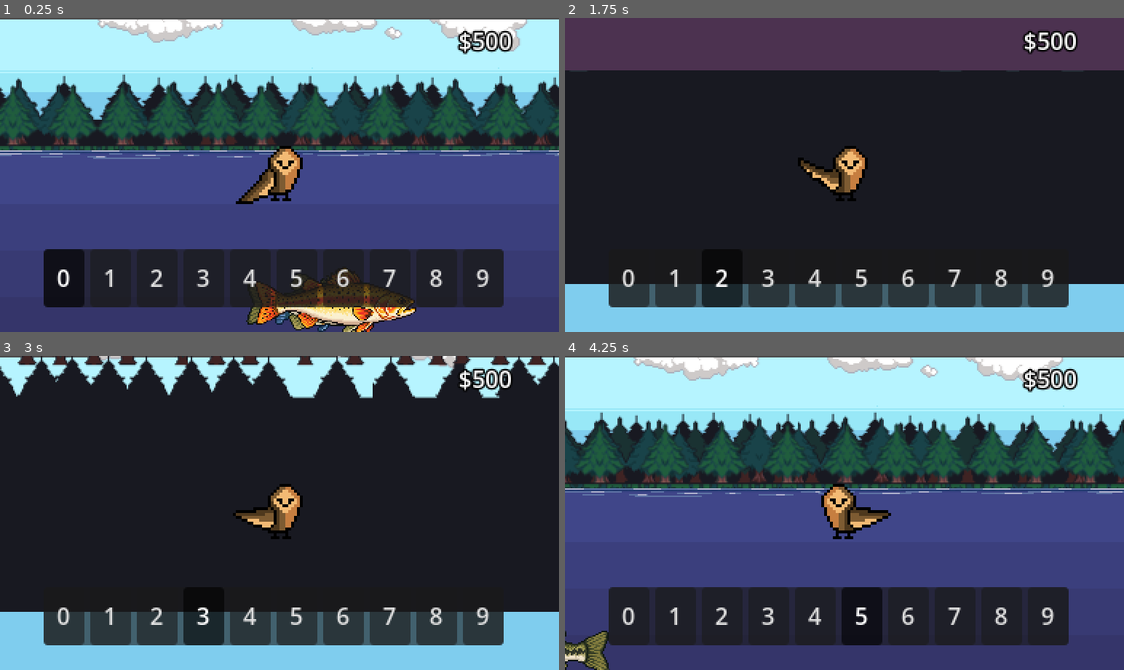
Above: before the commit, frames 1-4 (two rows, left to right).
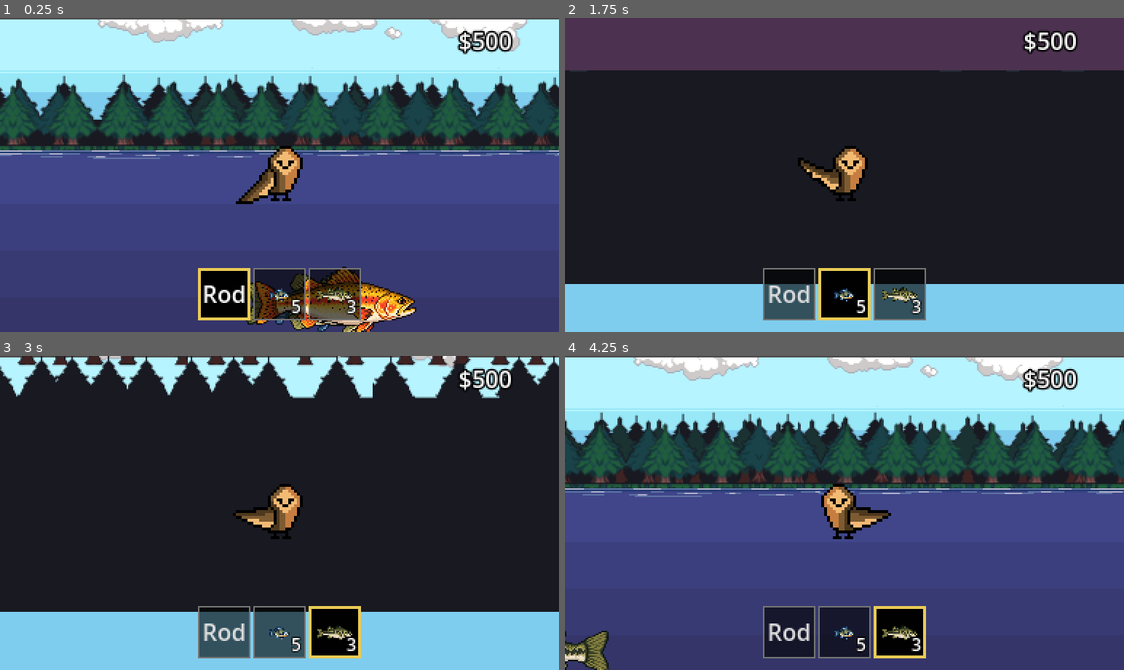
Above: after the commit, the same moments.

Repository: JuanPablo-29/Hoos-Fishing
Game: Godot game, scene res://scenes/MainGame.tscn
The game is run twice, just before and just after one commit, with the same random seed, the same clock (stepped at 60 frames per second) and the same inputs.
Inputs:
- Up to frame 1 (0.25 s): no input
- Up to frame 2 (1.75 s): hold Right (move_right) 0.53-1.28 s; tap 1 (hotbar_0, bound only after the commit) at 0.6 s; tap 0 (hotbar_0, bound only before the commit) at 0.8, 1.35 s; hold Down (move_down) from 1.28 s (still down); tap 2 (hotbar_1, bound only after the commit) at 1.55 s
- Up to frame 3 (3 s): release Down (move_down) at 2.03 s; hold Right (move_right) 2.03-2.78 s; tap 2 (hotbar_1, bound only after the commit) at 2.1 s; tap 3 (hotbar_2, bound only after the commit) at 2.3, 2.85 s; hold Up (move_up) from 2.78 s (still down)
- Up to frame 4 (4.25 s): tap 4 (hotbar_4, bound only before the commit) at 3.05, 3.6 s; release Up (move_up) at 3.53 s; hold Left (move_left) from 3.53 s (still down); tap 5 (hotbar_5, bound only before the commit) at 3.8 s

The runs differ from the first frame. In frame 1, 15% of the frame differs, in the area x 7-91%, y 73-97%; in frame 2, 8.2%; in frame 3, 10%; in frame 4, 15%.

Commit message:
Added basic inventory storage and three item hotbar

Diff:
--- a/project.godot
+++ b/project.godot
@@ -16,7 +16,7 @@
 
 config/name="Hoos Fishing"
 run/main_scene="uid://dwk4clahdqy1c"
-config/features=PackedStringArray("4.5", "GL Compatibility")
+config/features=PackedStringArray("4.7", "GL Compatibility")
 config/icon="res://assets/icon.svg"
 
 [autoload]
@@ -58,52 +58,17 @@
 }
 hotbar_0={
 "deadzone": 0.2,
-"events": [Object(InputEventKey,"resource_local_to_scene":fa …(141 unchanged characters)… ":false,"keycode":0,"physical_keycode":48,"key_label":0,"unicode":48,"location":0,"echo":false,"script":null)
+"events": [Object(InputEventKey,"resource_local_to_scene":fa …(141 unchanged characters)… ":false,"keycode":0,"physical_keycode":49,"key_label":0,"unicode":49,"location":0,"echo":false,"script":null)
 ]
 }
 hotbar_1={
 "deadzone": 0.2,
-"events": [Object(InputEventKey,"resource_local_to_scene":fa …(140 unchanged characters)… d":false,"keycode":0,"physical_keycode":49,"key_label":0,"unicode":49,"location":0,"echo":false,"script":null)
+"events": [Object(InputEventKey,"resource_local_to_scene":fa …(140 unchanged characters)… d":false,"keycode":0,"physical_keycode":50,"key_label":0,"unicode":50,"location":0,"echo":false,"script":null)
 ]
 }
 hotbar_2={
 "deadzone": 0.2,
-"events": [Object(InputEventKey,"resource_local_to_scene":false,"resource_name":"","device":-1,"window_id":0,"alt_pressed":false,"shift_pressed":false,"ctrl_pressed":false,"meta_pressed":false,"pressed":false,"keycode":0,"physical_keycode":50,"key_label":0,"unicode":50,"location":0,"echo":false,"script":null)
-]
-}
-hotbar_3={
-"deadzone": 0.2,
 "events": [Object(InputEventKey,"resource_local_to_scene":false,"resource_name":"","device":-1,"window_id":0,"alt_press …(191 unchanged characters)…
-]
-}
-hotbar_4={
-"deadzone": 0.2,
-"events": [Object(InputEventKey,"resource_local_to_scene":false,"resource_name":"","device":-1,"window_id":0,"alt_pressed":false,"shift_pressed":false,"ctrl_pressed":false,"meta_pressed":false,"pressed":false,"keycode":0,"physical_keycode":52,"key_label":0,"unicode":52,"location":0,"echo":false,"script":null)
-]
-}
-hotbar_5={
-"deadzone": 0.2,
-"events": [Object(InputEventKey,"resource_local_to_scene":false,"resource_name":"","device":-1,"window_id":0,"alt_pressed":false,"shift_pressed":false,"ctrl_pressed":false,"meta_pressed":false,"pressed":false,"keycode":0,"physical_keycode":53,"key_label":0,"unicode":53,"location":0,"echo":false,"script":null)
-]
-}
-hotbar_6={
-"deadzone": 0.2,
-"events": [Object(InputEventKey,"resource_local_to_scene":false,"resource_name":"","device":-1,"window_id":0,"alt_pressed":false,"shift_pressed":false,"ctrl_pressed":false,"meta_pressed":false,"pressed":false,"keycode":0,"physical_keycode":54,"key_label":0,"unicode":54,"location":0,"echo":false,"script":null)
-]
-}
-hotbar_7={
-"deadzone": 0.2,
-"events": [Object(InputEventKey,"resource_local_to_scene":false,"resource_name":"","device":-1,"window_id":0,"alt_pressed":false,"shift_pressed":false,"ctrl_pressed":false,"meta_pressed":false,"pressed":false,"keycode":0,"physical_keycode":55,"key_label":0,"unicode":55,"location":0,"echo":false,"script":null)
-]
-}
-hotbar_8={
-"deadzone": 0.2,
-"events": [Object(InputEventKey,"resource_local_to_scene":false,"resource_name":"","device":-1,"window_id":0,"alt_pressed":false,"shift_pressed":false,"ctrl_pressed":false,"meta_pressed":false,"pressed":false,"keycode":0,"physical_keycode":56,"key_label":0,"unicode":56,"location":0,"echo":false,"script":null)
-]
-}
-hotbar_9={
-"deadzone": 0.2,
-"events": [Object(InputEventKey,"resource_local_to_scene":false,"resource_name":"","device":-1,"window_id":0,"alt_pressed":false,"shift_pressed":false,"ctrl_pressed":false,"meta_pressed":false,"pressed":false,"keycode":0,"physical_keycode":57,"key_label":0,"unicode":57,"location":0,"echo":false,"script":null)
 ]
 }
 
--- a/scenes/Hotbar.tscn
+++ b/scenes/Hotbar.tscn
@@ -1,91 +1,138 @@
 [gd_scene format=3 uid="uid://fswxs08lxfc6"]
+
+[ext_resource type="Script" uid="uid://t2bkptdsrbnn" path="res://scripts/hotbar.gd" id="1_ndj5e"]
+
+[sub_resource type="StyleBoxFlat" id="StyleBoxFlat_50dpr"]
+bg_color = Color(0, 0, 0, 0.60784316)
+border_width_left = 1
+border_width_top = 1
+border_width_right = 1
+border_width_bottom = 1
+border_color = Color(0.45929322, 0.45929322, 0.45929322, 1)
+
+[sub_resource type="StyleBoxFlat" id="StyleBoxFlat_jhbyi"]
+bg_color = Color(0.004019165, 0.004019165, 0.004019165, 1)
+border_width_left = 2
+border_width_top = 2
+border_width_right = 2
+border_width_bottom = 2
+border_color = Color(0.9134714, 0.794959, 0.33483934, 1)
 
 [node name="Hotbar" type="Control" unique_id=1301476650]
 layout_mode = 3
-anchor_right = 0.73200005
-anchor_bottom = 0.5
-offset_left = 298.0
-offset_top = 192.0
-offset_right = 557.912
-offset_bottom = 300.0
+anchors_preset = 7
+anchor_left = 0.5
+anchor_top = 1.0
+anchor_right = 0.5
+anchor_bottom = 1.0
+offset_left = -56.0
+offset_top = -44.0
+offset_right = 56.0
+offset_bottom = -8.0
 grow_horizontal = 2
 grow_vertical = 2
+script = ExtResource("1_ndj5e")
 
-[node name="HotbarPanel" type="PanelContainer" parent="." unique_id=210676308]
-layout_mode = 0
-offset_right = 40.0
-offset_bottom = 40.0
+[node name="HotbarPanel" type="MarginContainer" parent="." unique_id=1756292994]
+layout_mode = 1
+anchors_preset = 15
+anchor_right = 1.0
+anchor_bottom = 1.0
+grow_horizontal = 2
+grow_vertical = 2
+mouse_filter = 2
 
 [node name="Slots" type="HBoxContainer" parent="HotbarPanel" unique_id=1577980335]
 layout_mode = 2
-mouse_filter = 0
+mouse_filter = 2
+theme_override_constants/separation = 2
 
 [node name="Slot0" type="Button" parent="HotbarPanel/Slots" unique_id=953659170]
-custom_minimum_size = Vector2(28, 28)
+custom_minimum_size = Vector2(36, 36)
 layout_mode = 2
+focus_mode = 0
 mouse_filter = 2
+theme_override_styles/normal = SubResource("StyleBoxFlat_50dpr")
+theme_override_styles/pressed = SubResource("StyleBoxFlat_jhbyi")
 toggle_mode = true
-text = "0"
+
+[node name="Icon" type="TextureRect" parent="HotbarPanel/Slots/Slot0" unique_id=1446712117]
+texture_filter = 1
+layout_mode = 0
+offset_left = 5.0
+offset_top = 5.0
+offset_right = 31.0
+offset_bottom = 31.0
+mouse_filter = 2
+expand_mode = 1
+stretch_mode = 5
+
+[node name="Count" type="Label" parent="HotbarPanel/Slots/Slot0" unique_id=1300513140]
+layout_mode = 0
+offset_left = 12.0
+offset_top = 18.0
+offset_right = 33.0
+offset_bottom = 35.0
+theme_override_constants/outline_size = 3
+theme_override_font_sizes/font_size = 12
+horizontal_alignment = 2
 
 [node name="Slot1" type="Button" parent="HotbarPanel/Slots" unique_id=1782181432]
-custom_minimum_size = Vector2(28, 28)
+custom_minimum_size = Vector2(36, 36)
 layout_mode = 2
+focus_mode = 0
 mouse_filter = 2
+theme_override_styles/normal = SubResource("StyleBoxFlat_50dpr")
+theme_override_styles/pressed = SubResource("StyleBoxFlat_jhbyi")
 toggle_mode = true
-text = "1"
+
+[node name="Icon" type="TextureRect" parent="HotbarPanel/Slots/Slot1" unique_id=786533366]
+texture_filter = 1
+layout_mode = 0
+offset_left = 5.0
+offset_top = 5.0
+offset_right = 31.0
+offset_bottom = 31.0
+mouse_filter = 2
+expand_mode = 1
+stretch_mode = 5
+
+[node name="Count" type="Label" parent="HotbarPanel/Slots/Slot1" unique_id=427891640]
+layout_mode = 0
+offset_left = 12.0
+offset_top = 18.0
+offset_right = 33.0
+offset_bottom = 35.0
+theme_override_constants/outline_size = 3
+theme_override_font_sizes/font_size = 12
+horizontal_alignment = 2
 
 [node name="Slot2" type="Button" parent="HotbarPanel/Slots" unique_id=368346272]
-custom_minimum_size = Vector2(28, 28)
+custom_minimum_size = Vector2(36, 36)
 layout_mode = 2
+focus_mode = 0
 mouse_filter = 2
+theme_override_styles/normal = SubResource("StyleBoxFlat_50dpr")
+theme_override_styles/pressed = SubResource("StyleBoxFlat_jhbyi")
 toggle_mode = true
-text = "2"
 
-[node name="Slot3" type="Button" parent="HotbarPanel/Slots" unique_id=1377855075]
-custom_minimum_size = Vector2(28, 28)
-layout_mode = 2
+[node name="Count" type="Label" parent="HotbarPanel/Slots/Slot2" unique_id=1263718333]
+layout_mode = 0
+offset_left = 12.0
+offset_top = 18.0
+offset_right = 33.0
+offset_bottom = 35.0
+theme_override_constants/outline_size = 3
+theme_override_font_sizes/font_size = 12
+horizontal_alignment = 2
+
+[node name="Icon" type="TextureRect" parent="HotbarPanel/Slots/Slot2" unique_id=1952249336]
+texture_filter = 1
+layout_mode = 0
+offset_left = 5.0
+offset_top = 5.0
+offset_right = 31.0
+offset_bottom = 31.0
 mouse_filter = 2
-toggle_mode = true
-text = "3"
-
-[node name="Slot4" type="Button" parent="HotbarPanel/Slots" unique_id=1417188624]
-custom_minimum_size = Vector2(28, 28)
-layout_mode = 2
-mouse_filter = 2
-toggle_mode = true
-text = "4"
-
-[node name="Slot5" type="Button" parent="HotbarPanel/Slots" unique_id=1183875915]
-custom_minimum_size = Vector2(28, 28)
-layout_mode = 2
-mouse_filter = 2
-toggle_mode = true
-text = "5"
-
-[node name="Slot6" type="Button" parent="HotbarPanel/Slots" unique_id=534536967]
-custom_minimum_size = Vector2(28, 28)
-layout_mode = 2
-mouse_filter = 2
-toggle_mode = true
-text = "6"
-
-[node name="Slot7" type="Button" parent="HotbarPanel/Slots" unique_id=1515659221]
-custom_minimum_size = Vector2(28, 28)
-layout_mode = 2
-mouse_filter = 2
-toggle_mode = true
-text = "7"
-
-[node name="Slot8" type="Button" parent="HotbarPanel/Slots" unique_id=1024433360]
-custom_minimum_size = Vector2(28, 28)
-layout_mode = 2
-mouse_filter = 2
-toggle_mode = true
-text = "8"
-
-[node name="Slot9" type="Button" parent="HotbarPanel/Slots" unique_id=688281074]
-custom_minimum_size = Vector2(28, 28)
-layout_mode = 2
-mouse_filter = 2
-toggle_mode = true
-text = "9"
+expand_mode = 1
+stretch_mode = 5
--- a/scenes/MainGame.tscn
+++ b/scenes/MainGame.tscn
@@ -1,79 +1,72 @@
-[gd_scene load_steps=7 format=3 uid="uid://dwk4clahdqy1c"]
+[gd_scene format=3 uid="uid://dwk4clahdqy1c"]
 
 [ext_resource type="Script" uid="uid://dgyucf8iejvhh" path="res://scripts/main_game.gd" id="1_7f7ne"]
 [ext_resource type="PackedScene" uid="uid://b3t74xir3luqf" path="res://scenes/Player.tscn" id="1_hat22"]
 [ext_resource type="PackedScene" uid="uid://bikvpinvkw8r4" path="res://scenes/Background.tscn" id="2_xej52"]
 [ext_resource type="PackedScene" uid="uid://fswxs08lxfc6" path="res://scenes/Hotbar.tscn" id="3_p73vr"]
 [ext_resource type="PackedScene" uid="uid://b05vuekjfqt2l" path="res://scenes/WalletUI.tscn" id="4_7fyak"]
-[ext_resource type="Script" uid="uid://t2bkptdsrbnn" path="res://scripts/hotbar.gd" id="4_t4bxf"]
 
-[node name="MainGame" type="Node" node_paths=PackedStringArray("player")]
+[node name="MainGame" type="Node" unique_id=1072230429 node_paths=PackedStringArray("player")]
 script = ExtResource("1_7f7ne")
 player = NodePath("World/LevelRoot/Hoo")
 
-[node name="Systems" type="Node" parent="."]
+[node name="Systems" type="Node" parent="." unique_id=25725597]
 unique_name_in_owner = true
 
-[node name="World" type="Node2D" parent="."]
+[node name="World" type="Node2D" parent="." unique_id=1867371417]
 unique_name_in_owner = true
 
-[node name="LevelRoot" type="Node2D" parent="World"]
+[node name="LevelRoot" type="Node2D" parent="World" unique_id=1538664723]
 
-[node name="Background" parent="World/LevelRoot" instance=ExtResource("2_xej52")]
+[node name="Background" parent="World/LevelRoot" unique_id=585486369 instance=ExtResource("2_xej52")]
 position = Vector2(191, 109)
 
-[node name="Hoo" parent="World/LevelRoot" node_paths=PackedStringArray("wallet_ui") instance=ExtResource("1_hat22")]
+[node name="Hoo" parent="World/LevelRoot" unique_id=354010857 node_paths=PackedStringArray("wallet_ui") instance=ExtResource("1_hat22")]
 position = Vector2(288, 109)
 wallet_ui = NodePath("../../../HudLayer/HudRoot/WalletUi")
 
-[node name="EntityRoot" type="Node2D" parent="World"]
+[node name="EntityRoot" type="Node2D" parent="World" unique_id=1365173366]
 
-[node name="EffectRoot" type="Node2D" parent="World"]
+[node name="EffectRoot" type="Node2D" parent="World" unique_id=1188691205]
 
-[node name="HudLayer" type="CanvasLayer" parent="."]
+[node name="HudLayer" type="CanvasLayer" parent="." unique_id=683890521]
 unique_name_in_owner = true
 
-[node name="HudRoot" type="Control" parent="HudLayer"]
+[node name="HudRoot" type="Control" parent="HudLayer" unique_id=2084498665]
 layout_mode = 3
-anchors_preset = 0
+anchors_preset = 15
+anchor_right = 1.0
+anchor_bottom = 1.0
+grow_horizontal = 2
+grow_vertical = 2
+mouse_filter = 2
 
-[node name="WalletUi" parent="HudLayer/HudRoot" instance=ExtResource("4_7fyak")]
+[node name="WalletUi" parent="HudLayer/HudRoot" unique_id=89119377 instance=ExtResource("4_7fyak")]
 layout_mode = 1
 
-[node name="Hotbar" parent="HudLayer/HudRoot" instance=ExtResource("3_p73vr")]
-custom_minimum_size = Vector2(30, 100)
+[node name="Hotbar" parent="HudLayer/HudRoot" unique_id=1109630061 instance=ExtResource("3_p73vr")]
 layout_mode = 1
-anchors_preset = 7
-anchor_left = 0.5
-anchor_top = 1.0
-anchor_right = 0.5
-anchor_bottom = 1.0
-offset_left = 30.0
-offset_top = 159.0
-offset_right = 289.912
-offset_bottom = 267.0
-grow_vertical = 0
-script = ExtResource("4_t4bxf")
+anchors_preset = -1
 
-[node name="PauseLayer" type="CanvasLayer" parent="."]
+[node name="PauseLayer" type="CanvasLayer" parent="." unique_id=1903320888]
 
-[node name="PauseRoot" type="Control" parent="PauseLayer"]
+[node name="PauseRoot" type="Control" parent="PauseLayer" unique_id=497876631]
 layout_mode = 3
 anchors_preset = 0
 offset_right = 40.0
 offset_bottom = 40.0
 
-[node name="TransitionLayer" type="CanvasLayer" parent="."]
+[node name="TransitionLayer" type="CanvasLayer" parent="." unique_id=1255196239]
 
-[node name="TransitonRoot" type="Control" parent="TransitionLayer"]
+[node name="TransitonRoot" type="Control" parent="TransitionLayer" unique_id=273668174]
 layout_mode = 3
 anchors_preset = 0
 offset_right = 40.0
 offset_bottom = 40.0
 
-[node name="DebugLayer" type="CanvasLayer" parent="."]
+[node name="DebugLayer" type="CanvasLayer" parent="." unique_id=455274558]
 
-[node name="DebugRoot" type="Control" parent="DebugLayer"]
+[node name="DebugRoot" type="Control" parent="DebugLayer" unique_id=929051658]
 layout_mode = 3
 anchors_preset = 0
 offset_right = 40.0
--- a/scripts/hoo.gd
+++ b/scripts/hoo.gd
@@ -3,10 +3,27 @@
 @export var speed : float = 500
 var direction : Vector2
 var wallet := PlayerWallet.new()
+
+# Testing for hootbar visual
+var inventory := PlayerInventory.new()
+var equipped_rod: FishingRod
+@export var start_with_demo_inventory: bool = true
+
+
 @export var wallet_ui: Control
 
 func _ready() -> void:
 	wallet.balance = 500
+
+	# Fake Data Test
+	var rod: FishingRod = preload("res://src/gameplay/fishing/rods/basic_rod.tres")
+	wallet.add_rod(rod)
+	equipped_rod = rod
+	inventory.add_item(rod)
+
+	if start_with_demo_inventory:
+		inventory.add_item(preload("res://src/gameplay/fishing/fish/bluegill.tres"), 5)
+		inventory.add_item(preload("res://src/gameplay/fishing/fish/bass.tres"), 3)
 
 func _process(delta: float) -> void:
 	wallet_ui.get_child(0).text = "$%d" % wallet.balance
--- a/scripts/hotbar.gd
+++ b/scripts/hotbar.gd
@@ -1,42 +1,96 @@
 extends Control
 
-var selected_slot = 0
+var selected_slot: int = 0
+var player: Player
+var inventory: PlayerInventory
+@onready var slots: Array[Node] = $HotbarPanel/Slots.get_children()
 
-@onready var slots = $HotbarPanel/Slots.get_children()
+const BLUEGILL_ICON = preload("res://assets/Fish/bluegill.png")
+const BASS_ICON = preload("res://assets/Fish/bass.png")
+const TROUT_ICON = preload("res://assets/Fish/golden_trout.png")
+
+# Connect display to players inventory
+func bind_player(value: Player) -> void:
+	player = value
+	inventory = player.inventory
+
+	inventory.changed.connect(update_hotbar)
+	update_hotbar()
+
 
 
 func _ready():
 	update_hotbar()
 
 
-func _process(delta):
+func _process(_delta: float) -> void:
 	if Input.is_action_just_pressed("hotbar_0"):
 		select_slot(0)
 	elif Input.is_action_just_pressed("hotbar_1"):
 		select_slot(1)
 	elif Input.is_action_just_pressed("hotbar_2"):
 		select_slot(2)
-	elif Input.is_action_just_pressed("hotbar_3"):
-		select_slot(3)
-	elif Input.is_action_just_pressed("hotbar_4"):
-		select_slot(4)
-	elif Input.is_action_just_pressed("hotbar_5"):
-		select_slot(5)
-	elif Input.is_action_just_pressed("hotbar_6"):
-		select_slot(6)
-	elif Input.is_action_just_pressed("hotbar_7"):
-		select_slot(7)
-	elif Input.is_action_just_pressed("hotbar_8"):
-		select_slot(8)
-	elif Input.is_action_just_pressed("hotbar_9"):
-		select_slot(9)
 
 
-func select_slot(slot_number):
-	selected_slot = slot_number
+func select_slot(index: int) -> void:
+	if inventory == null:
+		return
+	if index < 0 or index >= inventory.slots.size():
+		return
+	selected_slot = index
+
+	var entry: Dictionary = inventory.slots[index]
+
+	# Selecting a rod equips it
+	if not entry.is_empty():
+		var item: Resource = entry["item"]
+
+		if item is FishingRod:
+			player.equipped_rod = item
 	update_hotbar()
 
+# Refresh  pictures, numbers, and selected border.
+func update_hotbar() -> void:
+	if inventory == null:
+		return
 
-func update_hotbar():
 	for i in range(slots.size()):
-		slots[i].button_pressed = (i == selected_slot)
+		var button: Button = slots[i] as Button
+		var icon: TextureRect = button.get_node("Icon")
+		var count: Label = button.get_node("Count")
+		var entry: Dictionary = inventory.slots[i]
+
+		# Highlight the selected slot.
+		button.button_pressed = i == selected_slot
+
+		# Clear whatever was previously displayed.
+		button.text = ""
+		icon.texture = null
+		count.text = ""
+
+		if entry.is_empty():
+			continue
+
+		var item: Resource = entry["item"]
+
+		if item is FishingRod:
+			# Temporary display until you have a rod picture.
+			button.text = "Rod"
+
+		elif item is Fish:
+			# Choose the picture for the fish.
+			match item.resource_path.get_file():
+				"bluegill.tres":
+					icon.texture = BLUEGILL_ICON
+
+				"bass.tres":
+					icon.texture = BASS_ICON
+
+				"golden_trout.tres":
+					icon.texture = TROUT_ICON
+
+			# Show a number only when there is more than one.
+			var quantity: int = int(entry["quantity"])
+
+			if quantity > 1:
+				count.text = str(quantity)
--- /dev/null
+++ b/scripts/inventory.gd
@@ -0,0 +1,62 @@
+class_name PlayerInventory
+extends RefCounted
+
+signal changed
+
+const MAX_STACK: int = 64
+
+# Each slot stores a resource and its quantity
+# Empty dictionary is an empty slot
+var slots: Array[Dictionary] = [{}, {}, {}]
+
+# Returns the number added, so that the caller can handle a full inventory
+func add_item(item: Resource, amount: int = 1) -> int:
+	if item == null or amount <= 0:
+		return 0
+
+	var remaining: int = amount
+	var limit: int = MAX_STACK if item is Fish else 1
+
+	# Add to matching statcks first
+	for slot in slots:
+		if slot.get("item") == item and slot.get("quantity", 0) < limit:
+			var added: int = mini(remaining, limit - int(slot["quantity"]))
+
+			slot["quantity"] += added
+			remaining -= added
+
+			if remaining == 0:
+				break
+
+	# Put leftover items into empty slots
+	for i in range(slots.size()):
+		if remaining == 0:
+			break
+
+		if slots[i].is_empty():
+			var added: int = mini(remaining, limit)
+
+			slots[i] = {"item": item, "quantity": added}
+
+			remaining -= added
+
+	if remaining < amount:
+		changed.emit()
+
+	return amount - remaining
+
+
+func remove_item(index: int, amount: int = 1) -> int:
+	if index < 0 or index >= slots.size() or amount <= 0 or slots[index].is_empty():
+		return 0
+
+	var removed: int = mini(amount, int(slots[index]["quantity"]))
+
+	slots[index]["quantity"] -= removed
+
+	if slots[index]["quantity"] == 0:
+		slots[index] = {}
+
+	changed.emit()
+
+	return removed
--- a/scripts/main_game.gd
+++ b/scripts/main_game.gd
@@ -12,6 +12,9 @@
 
 # Called when the node enters the scene tree for the first time.
 func _ready() -> void:
+	# Show player inventory in hotbar
+	$HudLayer/HudRoot/Hotbar.bind_player(player)
+
 	# Registers containers
 	SceneLoader.register("Level", %World/LevelRoot)
 	SceneLoader.register("Entity", %World/EntityRoot)
Not shown, added: scripts/inventory.gd.uid
